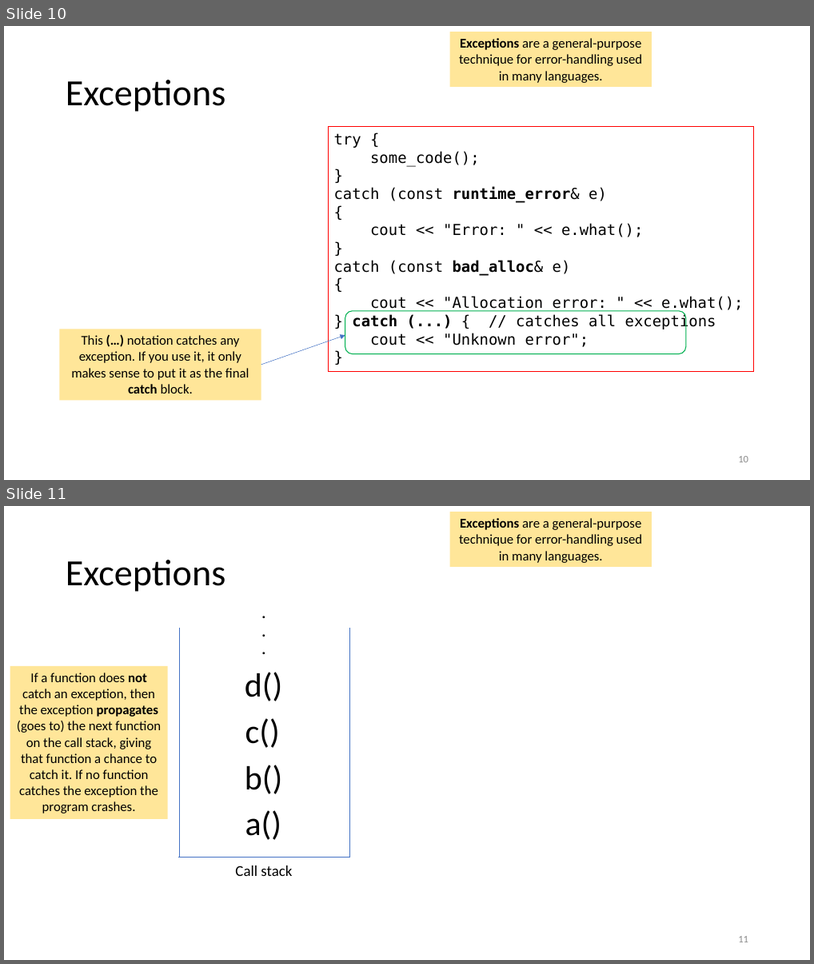
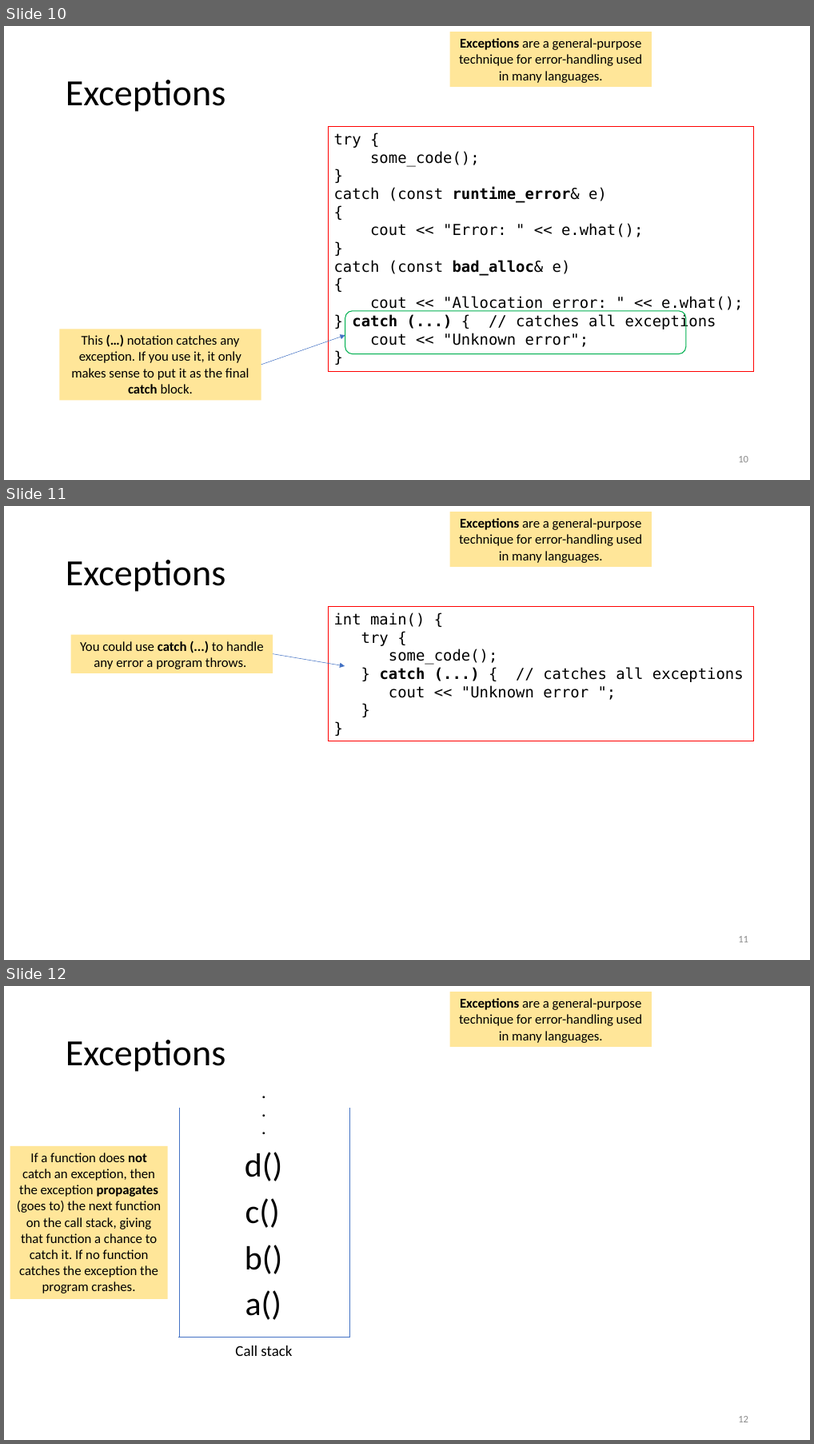
Before and after one commit to tjd1234/cmpt135spring2024, a slide deck: sample_code/week9/week9_cmpt135.pptx. Shown one above the other, each under a label of ours: slides 10 and 11 before the commit, slides 10, 11 and 12 after it. The pictures are 814x964 and 814x1444 pixels, drawn with LibreOffice and Linux fonts; fonts in the diff are those of the drawing. Boxes give left, top, right and bottom in pixels: in the first picture for what was removed or moved away, otherwise in the second. Text is boxed around its words. In the diff, an @@ line names an element or a change of style, - is before the commit and + after.

```diff
--- a/sample_code/week9/week9_cmpt135.pptx
+++ b/sample_code/week9/week9_cmpt135.pptx
@@ slide 11 added at <box>4,506,810,960</box>, background #FFFFFF @@
@@ rectangle added at <box>450,512,653,567</box>, fill #FFE699, 16 pt, text #000000 @@
+Exceptions are a general-purpose technique for error-handling used in many languages.
@@ title added at <box>66,560,226,592</box>, 44 pt, text #000000 @@
+Exceptions
@@ rectangle added at <box>328,607,754,741</box>, outline #FF0000 0.75 pt, 18 pt, text #000000 @@
+int main() {
+try {
+some_code();
+} catch (...) { // catches all exceptions
+cout << "Unknown error ";
+}
+}
@@ rectangle added at <box>71,634,274,673</box>, fill #FFE699, 16 pt, text #000000 @@
+You could use catch (...) to handle any error a program throws.
@@ arrow added from (274, 654) to (345, 666), #4472C4 0.5 pt @@
@@ page number added at <box>738,936,749,942</box>, 12 pt, text #8C8C8C @@
+11
@@ what was slide 11 is now slide 12 @@
```
Also in this commit, not shown: 6 slides changed, 5 other slides added, 1 other file.
